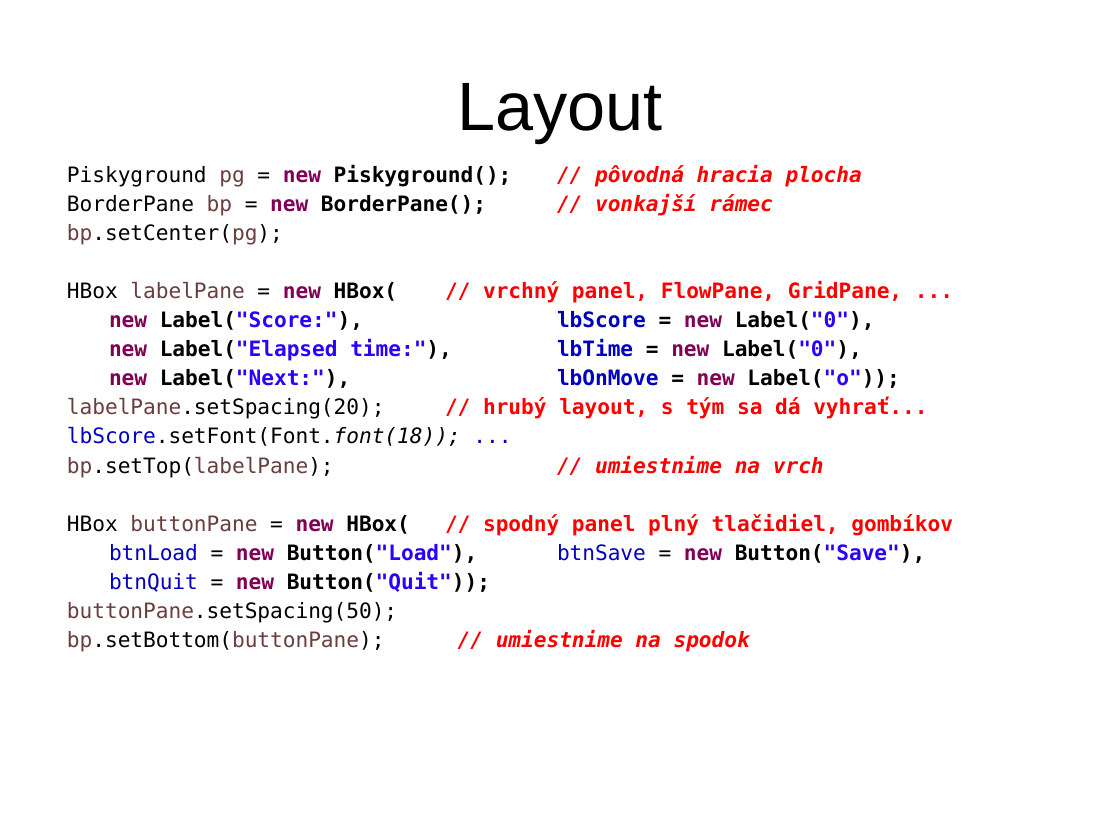
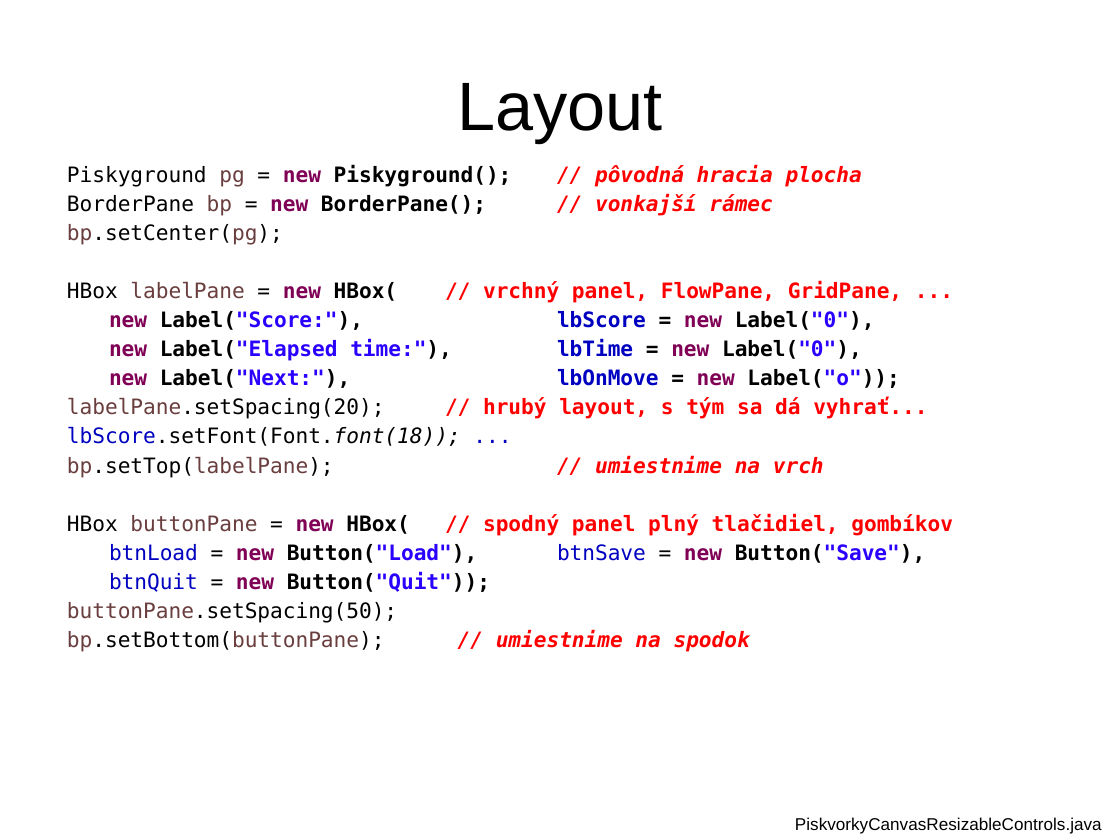
Before and after one commit to Programovanie4/Prednasky, a slide deck: slide 18 of 11/11_java.ppt. Drawn at 1120x840 pixels with LibreOffice and Linux fonts; fonts in the diff are those of the drawing. Boxes give left, top, right and bottom in pixels: in the first picture for what was removed or moved away, otherwise in the second. Text is boxed around its words. In the diff, an @@ line names an element or a change of style, - is before the commit and + after.

```diff
--- a/11/11_java.ppt
+++ b/11/11_java.ppt
@@ text added at (795, 817, 1102, 834), 11 pt, text #000000 @@
+PiskvorkyCanvasResizableControls.java
```
Also in this commit, not shown: 7 other slides changed, 3 other files.
